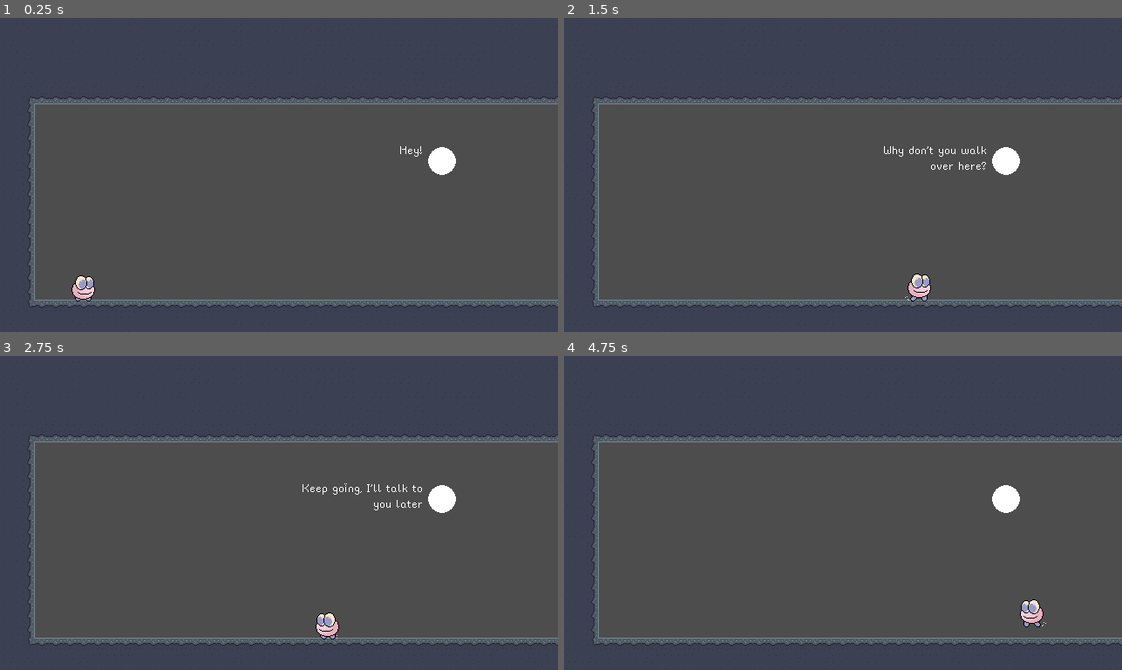
Above: before the commit, frames 1-4 (two rows, left to right).
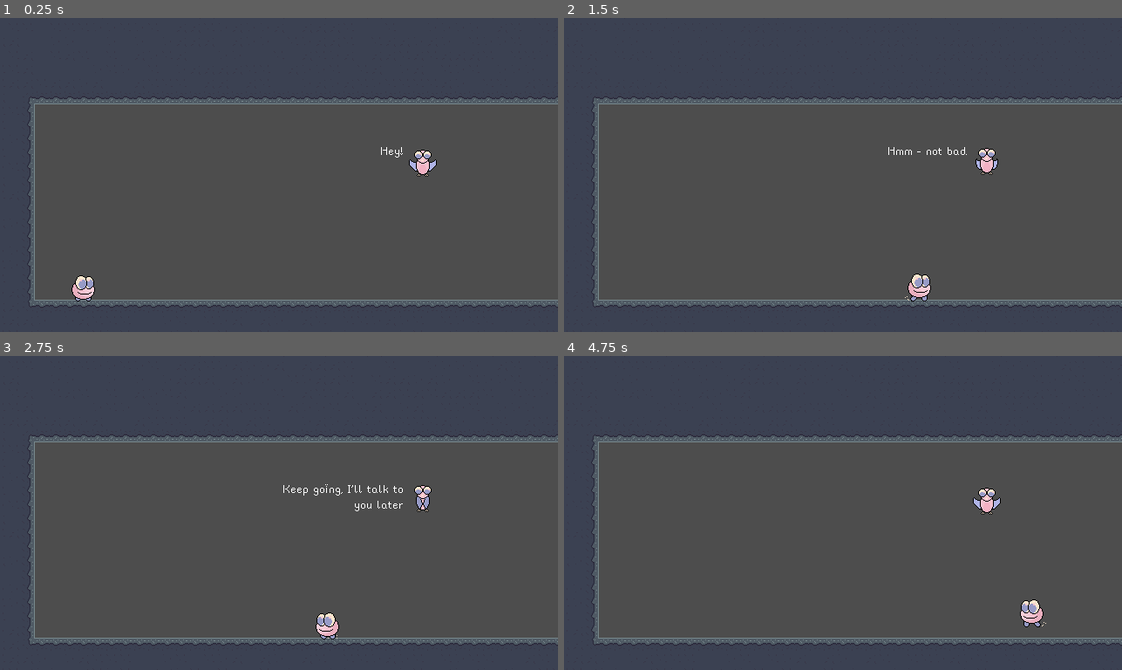
Above: after the commit, the same moments.

Repository: billbobphil/game-off-2023
Game: Godot game, scene res://root/root.tscn
Two runs of this game, one before a commit and one after it. Both use one fixed random seed, a clock stepped at 60 frames per second and the inputs below.
Inputs:
- Up to frame 1 (0.25 s): no input
- Up to frame 2 (1.5 s): tap Enter (acknowledge_dialog) at 0.5, 0.6 s; hold D (move_right) from 0.53 s (still down); tap Space (jump) at 0.77 s; tap Ctrl (dash) at 1.35 s
- Up to frame 3 (2.75 s): tap Space (jump) at 1.52 s; release D (move_right) at 2.03 s; hold A (move_left) from 2.03 s (still down); tap Enter (acknowledge_dialog) at 2.1 s
- Up to frame 4 (4.75 s): release A (move_left) at 2.78 s; hold D (move_right) 2.78-4.28 s; tap Ctrl (dash) at 2.85, 4.35 s; tap Space (jump) at 3.02, 3.77, 4.52 s; tap Enter (acknowledge_dialog) at 3.6 s; hold A (move_left) from 4.28 s (still down)

The runs differ from the first frame. In frame 1, 0.6% of the frame differs, in the area x 68-82%, y 40-51%; in frame 2, 0.7%; in frame 3, 0.8%, in the area x 50-82%, y 40-50%; in frame 4, 0.6%.

Commit message:
Added a sprite for the owl that helps you. Added animations and a basic controler

Diff:
--- a/levels/level_one/level_one.tscn
+++ b/levels/level_one/level_one.tscn
@@ -1,18 +1,99 @@
-[gd_scene load_steps=11 format=3 uid="uid://ijqv16rq0g0i"]
+[gd_scene load_steps=16 format=3 uid="uid://dsjn2k6b48pjo"]
 
 [ext_resource type="TileSet" uid="uid://b6cknjhe8hf2x" path="res://tilesets/grunge-tileset.tres" id="1_xyjxt"]
 [ext_resource type="Script" path="res://player/PlayerSpawn.gd" id="3_hl503"]
 [ext_resource type="PackedScene" uid="uid://db05b24ta5icg" path="res://camera/camera_transition.tscn" id="3_sjwj8"]
 [ext_resource type="PackedScene" uid="uid://72cl4kjth21x" path="res://camera/camera_manager.tscn" id="4_qm486"]
-[ext_resource type="Texture2D" uid="uid://b8bu1nmvwnv7u" path="res://placeholder/art/32x32-circle.png" id="5_r83ps"]
+[ext_resource type="Texture2D" uid="uid://c5gnr2ekdcdbx" path="res://owl/owl-32x32-animated.png" id="5_76lcl"]
 [ext_resource type="Script" path="res://dialog/DialogSystem.gd" id="6_qs4uy"]
 [ext_resource type="Theme" uid="uid://lmesfrfslv4p" path="res://fonts/rainy-hearts-font-theme.tres" id="7_8iqii"]
+[ext_resource type="Script" path="res://owl/OwlSprite.gd" id="8_gptgg"]
 
 [sub_resource type="RectangleShape2D" id="RectangleShape2D_8latl"]
 size = Vector2(26.8943, 96.3978)
 
 [sub_resource type="RectangleShape2D" id="RectangleShape2D_832ao"]
 size = Vector2(26.8942, 96.3978)
+
+[sub_resource type="Animation" id="Animation_r3krd"]
+resource_name = "hover"
+length = 0.45
+loop_mode = 1
+tracks/0/type = "value"
+tracks/0/imported = false
+tracks/0/enabled = true
+tracks/0/path = NodePath(".:frame")
+tracks/0/interp = 1
+tracks/0/loop_wrap = true
+tracks/0/keys = {
+"times": PackedFloat32Array(0, 0.1, 0.2, 0.3),
+"transitions": PackedFloat32Array(1, 1, 1, 1),
+"update": 1,
+"values": [0, 1, 2, 3]
+}
+tracks/1/type = "value"
+tracks/1/imported = false
+tracks/1/enabled = true
+tracks/1/path = NodePath(".:position")
+tracks/1/interp = 1
+tracks/1/loop_wrap = true
+tracks/1/keys = {
+"times": PackedFloat32Array(0.187499, 0.3, 0.4),
+"transitions": PackedFloat32Array(1, 1, 1),
+"update": 0,
+"values": [Vector2(0, 0), Vector2(0, 4), Vector2(0, -2)]
+}
+
+[sub_resource type="Animation" id="Animation_xlc4f"]
+length = 0.001
+tracks/0/type = "value"
+tracks/0/imported = false
+tracks/0/enabled = true
+tracks/0/path = NodePath(".:frame")
+tracks/0/interp = 1
+tracks/0/loop_wrap = true
+tracks/0/keys = {
+"times": PackedFloat32Array(0),
+"transitions": PackedFloat32Array(1),
+"update": 1,
+"values": [0]
+}
+tracks/1/type = "value"
+tracks/1/imported = false
+tracks/1/enabled = true
+tracks/1/path = NodePath(".:position")
+tracks/1/interp = 1
+tracks/1/loop_wrap = true
+tracks/1/keys = {
+"times": PackedFloat32Array(0),
+"transitions": PackedFloat32Array(1),
+"update": 0,
+"values": [Vector2(507, 164)]
+}
+
+[sub_resource type="Animation" id="Animation_x4vki"]
+resource_name = "idle"
+length = 0.45
+loop_mode = 1
+tracks/0/type = "value"
+tracks/0/imported = false
+tracks/0/enabled = true
+tracks/0/path = NodePath(".:frame")
+tracks/0/interp = 1
+tracks/0/loop_wrap = true
+tracks/0/keys = {
+"times": PackedFloat32Array(0, 0.1, 0.2, 0.3, 0.4),
+"transitions": PackedFloat32Array(1, 1, 1, 1, 1),
+"update": 1,
+"values": [4, 5, 6, 7, 7]
+}
+
+[sub_resource type="AnimationLibrary" id="AnimationLibrary_1sahb"]
+_data = {
+"RESET": SubResource("Animation_xlc4f"),
+"hover": SubResource("Animation_r3krd"),
+"idle": SubResource("Animation_x4vki")
+}
 
 [sub_resource type="RectangleShape2D" id="RectangleShape2D_8ddgg"]
 size = Vector2(89, 114)
@@ -47,16 +128,26 @@
 position = Vector2(94, 303)
 script = ExtResource("3_hl503")
 
-[node name="TutorialCritter" type="Sprite2D" parent="."]
+[node name="OwlFriend" type="Node2D" parent="."]
+position = Vector2(485, 165)
+
+[node name="Sprite2D" type="Sprite2D" parent="OwlFriend"]
 position = Vector2(507, 164)
-texture = ExtResource("5_r83ps")
+texture = ExtResource("5_76lcl")
+hframes = 8
+script = ExtResource("8_gptgg")
 
-[node name="DialogSystem" type="Node2D" parent="TutorialCritter"]
+[node name="AnimationPlayer" type="AnimationPlayer" parent="OwlFriend/Sprite2D"]
+libraries = {
+"": SubResource("AnimationLibrary_1sahb")
+}
+
+[node name="DialogSystem" type="Node2D" parent="OwlFriend"]
 script = ExtResource("6_qs4uy")
 dialogLines = Array[String](["Hey!", "Why don't you walk over here?", "Hmm - not bad.", "Keep going, I'll talk to you later"])
 isDialogIndexTriggered = Array[bool]([false, false, true, false])
 
-[node name="DialogLabel" type="Label" parent="TutorialCritter/DialogSystem"]
+[node name="DialogLabel" type="Label" parent="OwlFriend/DialogSystem"]
 offset_left = -171.0
 offset_top = -20.0
 offset_right = -22.0
@@ -65,11 +156,12 @@
 text = "Hey!"
 horizontal_alignment = 2
 autowrap_mode = 2
+metadata/_edit_use_anchors_ = true
 
-[node name="Area2D" type="Area2D" parent="TutorialCritter"]
+[node name="Area2D" type="Area2D" parent="OwlFriend"]
 
-[node name="CollisionShape2D" type="CollisionShape2D" parent="TutorialCritter/Area2D"]
+[node name="CollisionShape2D" type="CollisionShape2D" parent="OwlFriend/Area2D"]
 position = Vector2(-44, 101)
 shape = SubResource("RectangleShape2D_8ddgg")
 
-[connection signal="body_entered" from="TutorialCritter/Area2D" to="TutorialCritter/DialogSystem" method="oneTimeTriggerDialogChange" binds= [2]]
+[connection signal="body_entered" from="OwlFriend/Area2D" to="OwlFriend/DialogSystem" method="oneTimeTriggerDialogChange" binds= [2]]
--- /dev/null
+++ b/owl/OwlSprite.gd
@@ -0,0 +1,7 @@
+extends Sprite2D
+
+@export var animationToPlay : String = "hover";
+@onready var animationPlayer : AnimationPlayer = $AnimationPlayer;
+
+func _ready():
+	animationPlayer.play(animationToPlay);
--- /dev/null
+++ b/owl/owl_sprite_frames.tres
@@ -0,0 +1,72 @@
+[gd_resource type="SpriteFrames" load_steps=10 format=3 uid="uid://7mqeoo5mqlnw"]
+
+[ext_resource type="Texture2D" uid="uid://c5gnr2ekdcdbx" path="res://owl/owl-32x32-animated.png" id="1_xuan5"]
+
+[sub_resource type="AtlasTexture" id="AtlasTexture_wea7y"]
+atlas = ExtResource("1_xuan5")
+region = Rect2(0, 0, 32, 32)
+
+[sub_resource type="AtlasTexture" id="AtlasTexture_5nhn4"]
+atlas = ExtResource("1_xuan5")
+region = Rect2(32, 0, 32, 32)
+
+[sub_resource type="AtlasTexture" id="AtlasTexture_vq1e7"]
+atlas = ExtResource("1_xuan5")
+region = Rect2(64, 0, 32, 32)
+
+[sub_resource type="AtlasTexture" id="AtlasTexture_n63bn"]
+atlas = ExtResource("1_xuan5")
+region = Rect2(96, 0, 32, 32)
+
+[sub_resource type="AtlasTexture" id="AtlasTexture_tppbk"]
+atlas = ExtResource("1_xuan5")
+region = Rect2(128, 0, 32, 32)
+
+[sub_resource type="AtlasTexture" id="AtlasTexture_xretj"]
+atlas = ExtResource("1_xuan5")
+region = Rect2(160, 0, 32, 32)
+
+[sub_resource type="AtlasTexture" id="AtlasTexture_vhw5v"]
+atlas = ExtResource("1_xuan5")
+region = Rect2(192, 0, 32, 32)
+
+[sub_resource type="AtlasTexture" id="AtlasTexture_b1nij"]
+atlas = ExtResource("1_xuan5")
+region = Rect2(224, 0, 32, 32)
+
+[resource]
+animations = [{
+"frames": [{
+"duration": 1.0,
+"texture": SubResource("AtlasTexture_wea7y")
+}, {
+"duration": 1.0,
+"texture": SubResource("AtlasTexture_5nhn4")
+}, {
+"duration": 1.0,
+"texture": SubResource("AtlasTexture_vq1e7")
+}, {
+"duration": 1.0,
+"texture": SubResource("AtlasTexture_n63bn")
+}],
+"loop": true,
+"name": &"hover",
+"speed": 8.0
+}, {
+"frames": [{
+"duration": 1.0,
+"texture": SubResource("AtlasTexture_tppbk")
+}, {
+"duration": 1.0,
+"texture": SubResource("AtlasTexture_xretj")
+}, {
+"duration": 1.0,
+"texture": SubResource("AtlasTexture_vhw5v")
+}, {
+"duration": 1.0,
+"texture": SubResource("AtlasTexture_b1nij")
+}],
+"loop": true,
+"name": &"idle",
+"speed": 6.0
+}]
Binary file added: owl/owl-32x32-animated.png
Not shown, added: owl/owl-32x32-animated.png.import
Not shown: 1 places in root/root.tscn that only renumber resources
